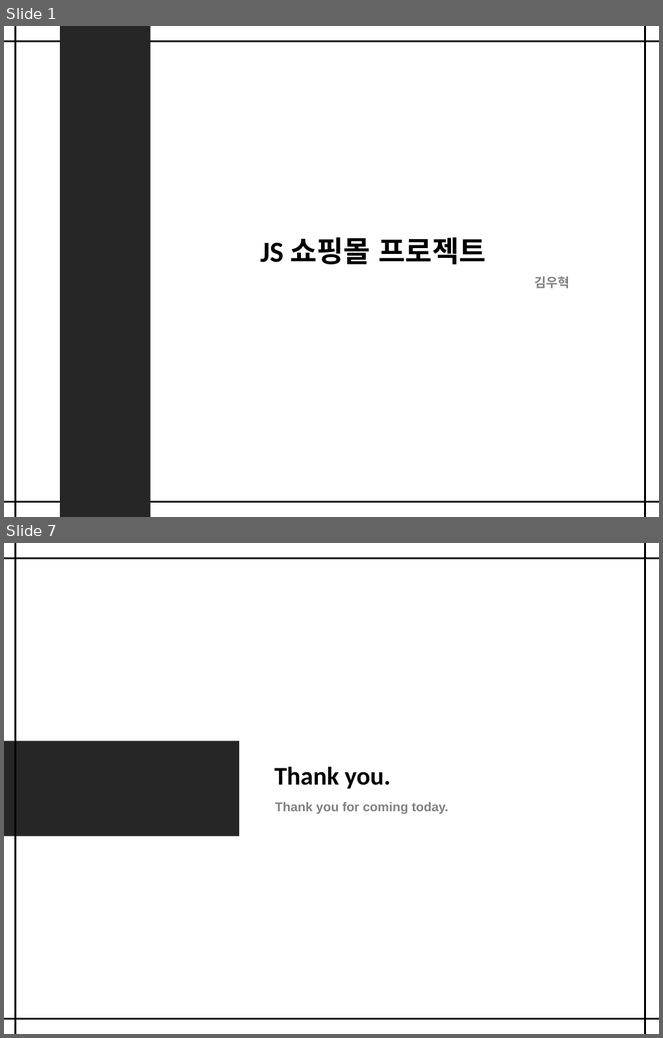
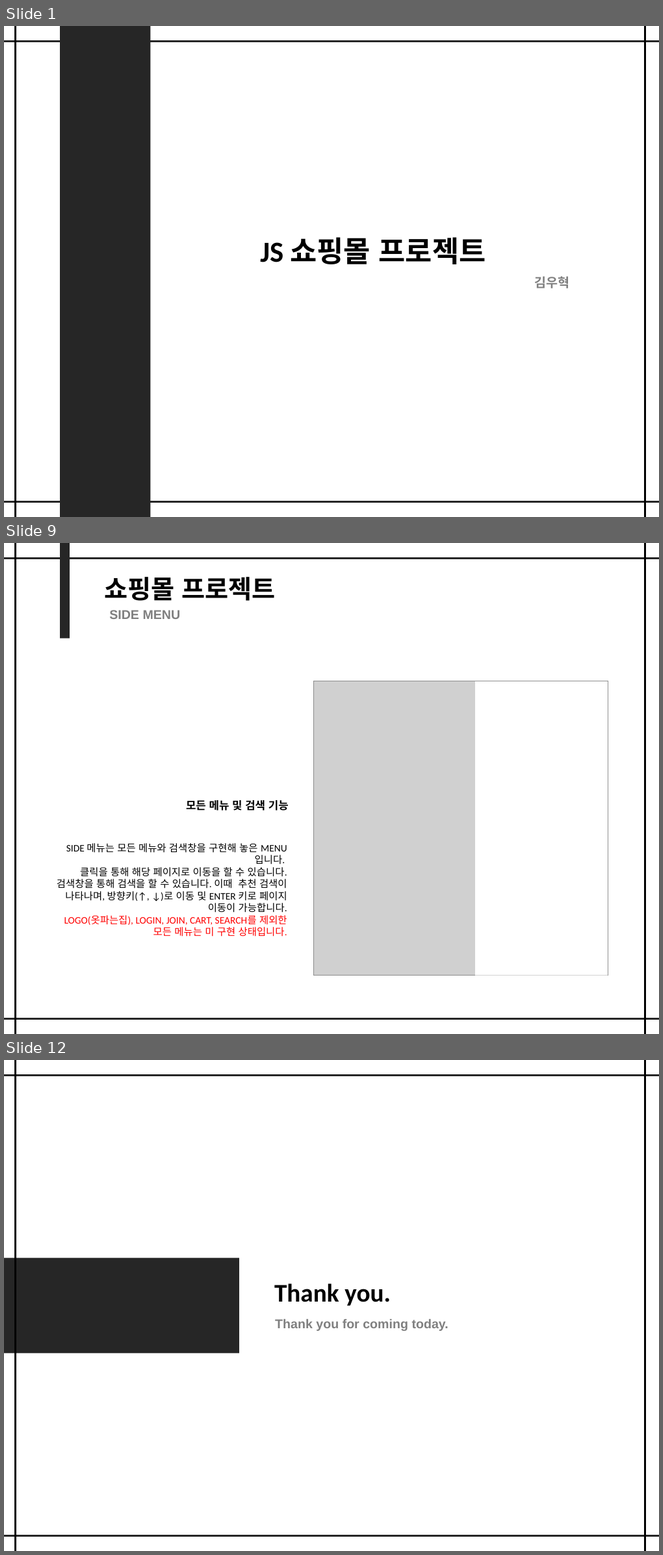
Before and after one commit to woo1038/shop, a slide deck: shop_ppt.pptx. Shown one above the other, each under a label of ours: slides 1 and 7 before the commit, slides 1, 9 and 12 after it; the slides between them are not shown. The pictures are 663x1038 and 663x1555 pixels, drawn with LibreOffice and Linux fonts; fonts in the diff are those of the drawing; grey boxes stand for pictures. Boxes give left, top, right and bottom in pixels: in the first picture for what was removed or moved away, otherwise in the second. Text is boxed around its words. In the diff, an @@ line names an element or a change of style, - is before the commit and + after.

```diff
--- a/shop_ppt.pptx
+++ b/shop_ppt.pptx
@@ slide 9 added at (4,543,659,1034), background #FFFFFF @@
@@ line added from (4, 559) to (659, 559), #262626 2.25 pt @@
@@ line added from (15, 543) to (15, 1034), #000000 2.25 pt @@
@@ rectangle added at (60,543,70,638), fill #262626 @@
@@ line added from (645, 543) to (645, 1034), #000000 2.25 pt @@
@@ text added at (105,577,276,601), 28 pt, text #000000, bold @@
+쇼핑몰 프로젝트
@@ text added at (109,610,181,619), 14 pt, text #808080, bold @@
+SIDE MENU
@@ rectangle added at (314,681,608,975), outline #808080 1 pt @@
@@ picture added at (314,681,476,975) @@
@@ rectangle added at (475,681,607,975), fill #FFFFFF @@
@@ text added at (186,800,289,811), 12 pt, text #000000, bold @@
+모든 메뉴 및 검색 기능
@@ text added at (57,843,287,937), 11 pt, text #000000 @@
+SIDE 메뉴는 모든 메뉴와 검색창을 구현해 놓은 MENU입니다.
+클릭을 통해 해당 페이지로 이동을 할 수 있습니다.
+검색창을 통해 검색을 할 수 있습니다. 이때 추천 검색이 나타나며, 방향키(↑, ↓)로 이동 및 ENTER 키로 페이지 이동이 가능합니다.
+LOGO(옷파는집), LOGIN, JOIN, CART, SEARCH를 제외한 모든 메뉴는 미 구현 상태입니다.
@@ line added from (4, 1019) to (659, 1019), #262626 2.25 pt @@
@@ what was slide 7 is now slide 12 @@
```
Also in this commit, not shown: 2 slides changed, 7 other slides added, 3 slides removed.
